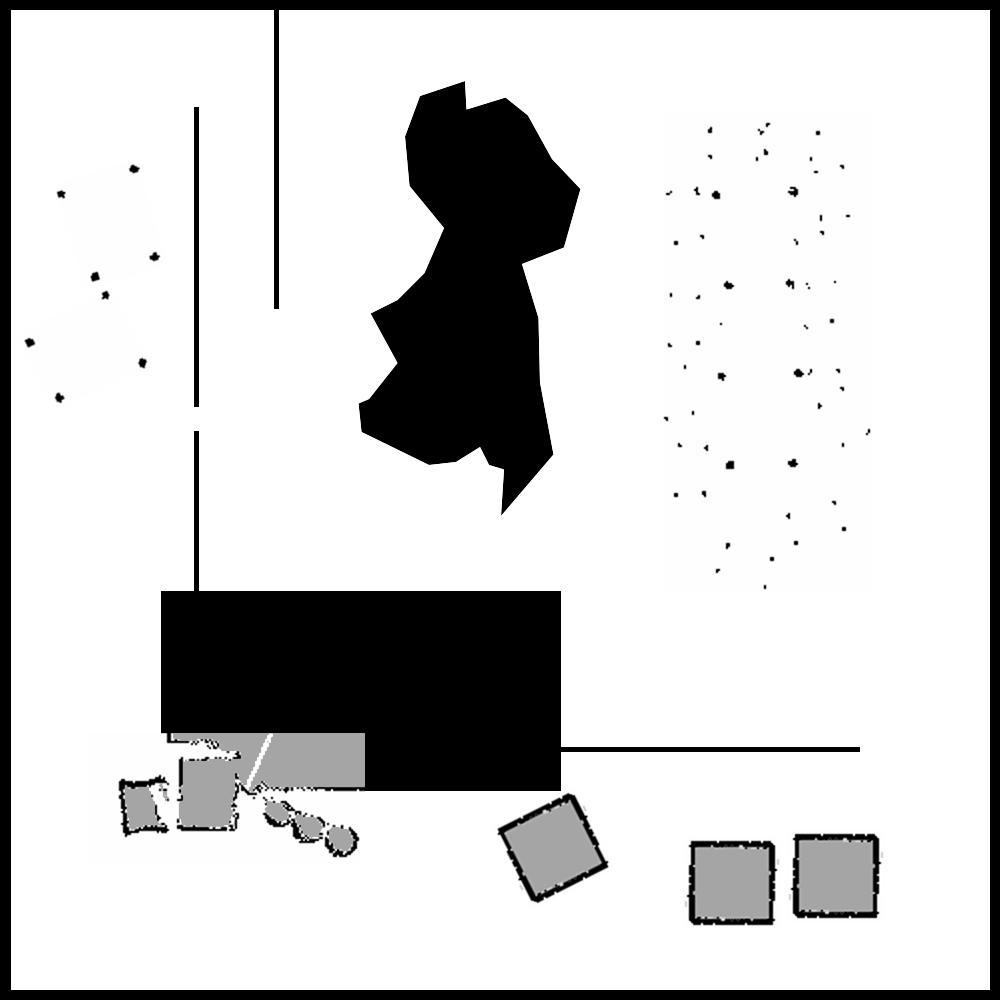
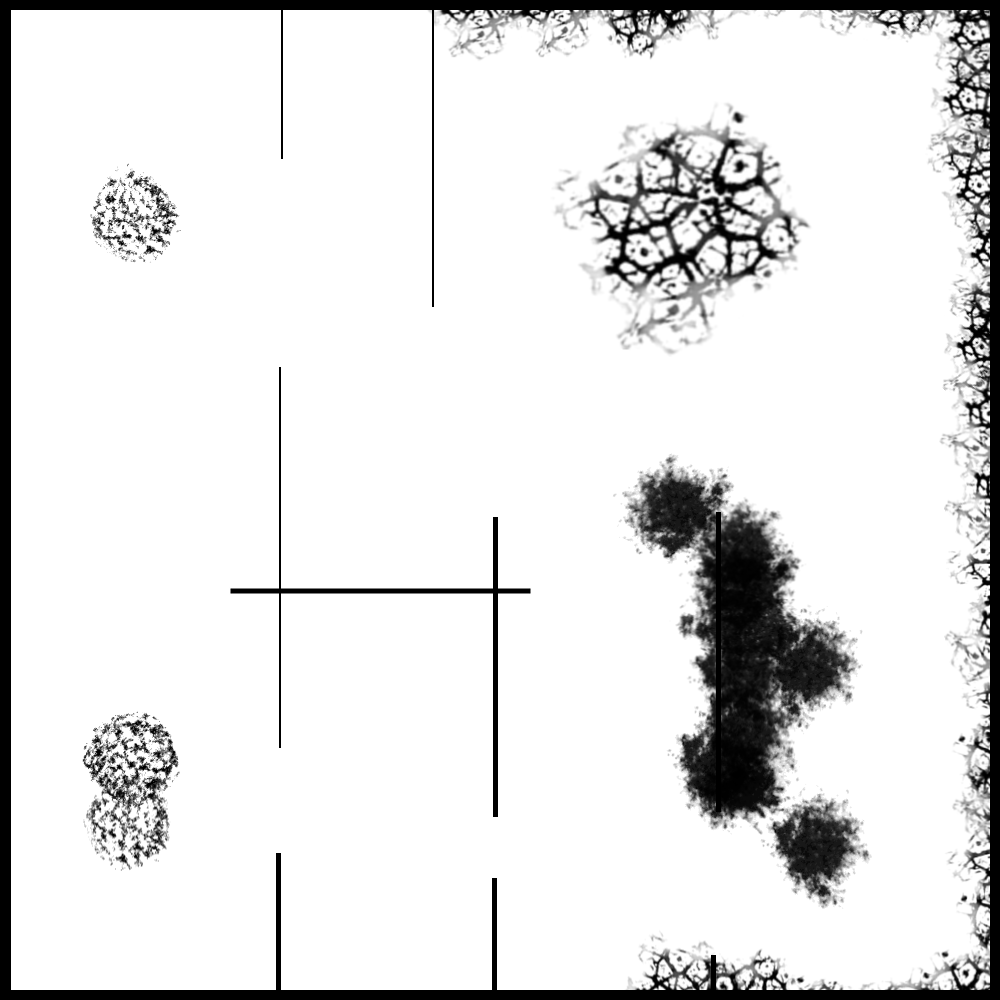
Comparing the layer stacks of the two 1000×1000 images. Changes:
added layer "Layer #16" above "Transformation #1" over box(425, 10, 990, 990)
added layer "Transformation #1" above "Office" over box(229, 587, 532, 595)
renamed "Visible" to "Office", hid it over box(23, 10, 990, 990)
hid "Pasted Layer #6" over box(23, 282, 148, 404)
hid "Pasted Layer #5" over box(56, 163, 171, 291)
hid "Pasted Layer #4" over box(83, 733, 365, 863)
hid "Pasted Layer #3" over box(488, 785, 611, 911)
hid "Pasted Layer #2" over box(684, 837, 781, 927)
hid "Pasted Layer #1" over box(787, 830, 884, 920)
hid "Layer #5" over box(358, 81, 581, 516)
hid "Layer #4" over box(274, 10, 279, 309)
renamed "Layer #3" to "Layer #14", painted on it over box(82, 101, 813, 871)
added layer "Layer #13" above "Layer #12" over box(432, 10, 434, 256)
added layer "Layer #12" above "Layer #11" over box(281, 10, 283, 159)
added layer "Layer #11" above "Layer #15" over box(279, 367, 281, 748)
added layer "Layer #10" above "Layer #9" over box(716, 512, 721, 812)
added layer "Layer #9" above "Layer #8" over box(711, 955, 716, 990)
added layer "Layer #8" above "Layer #7" over box(492, 878, 497, 990)
added layer "Layer #7" above "Layer #6" over box(493, 517, 498, 817)
added layer "Layer #6" above "Layer #2" over box(276, 853, 281, 990)
hid "Layer #2" over box(194, 431, 199, 731)
hid "Layer #1" over box(560, 747, 860, 752)
hid "Pasted Layer" over box(660, 113, 871, 593)
hid "Layer" over box(161, 591, 561, 791)
